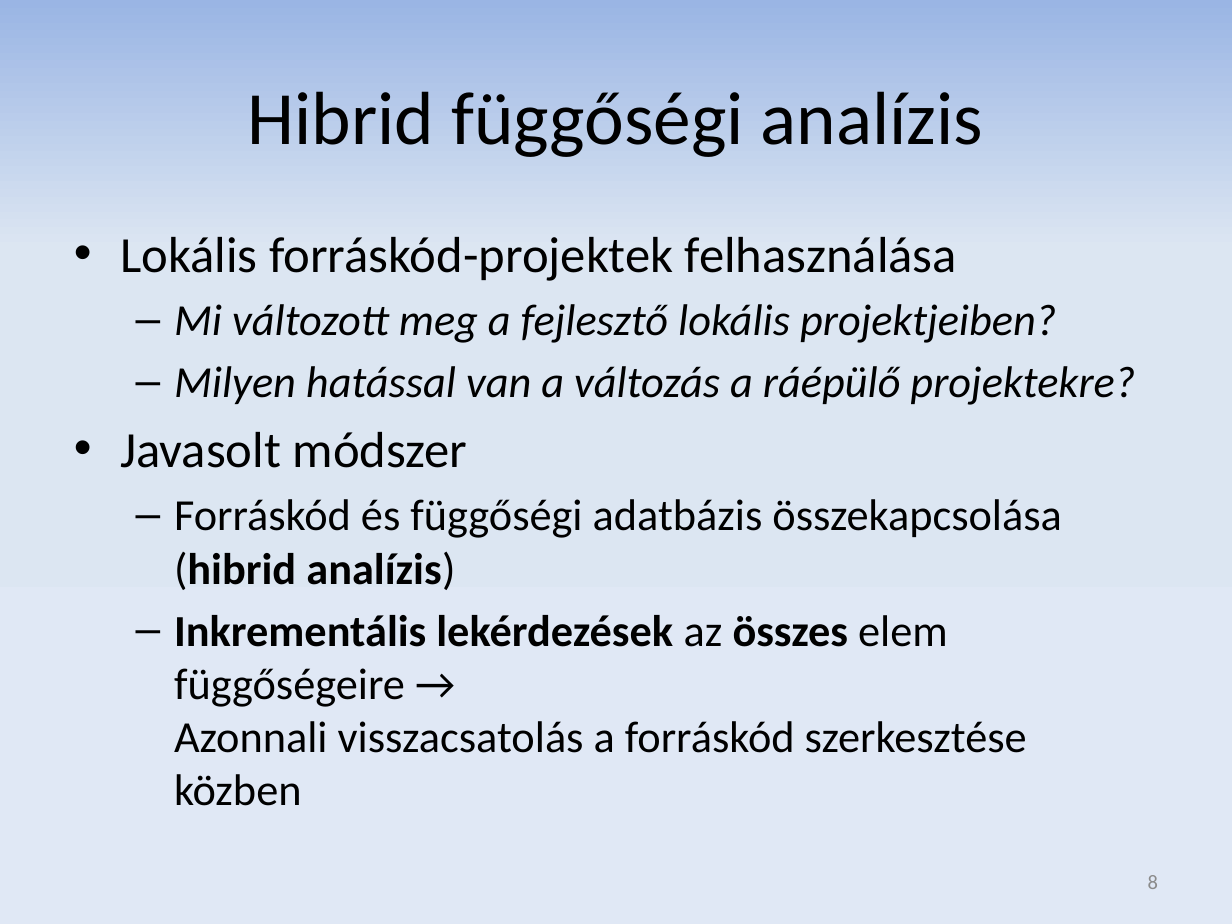
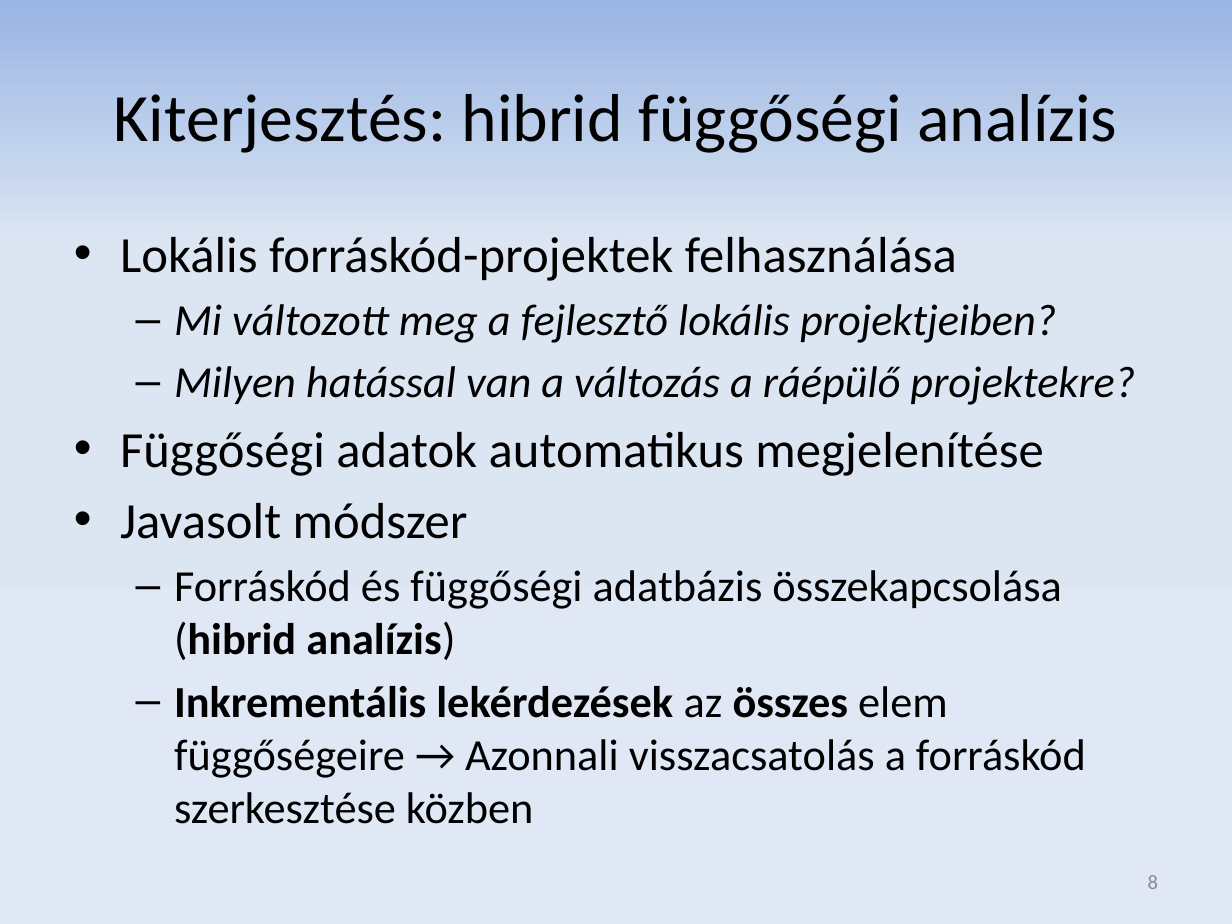
Before and after one commit to donat/incquery-deps, a slide deck: slide 8 of incquery-deps-thesis/presentation/zv_csikos_donat.pptx. Drawn at 1232x924 pixels with LibreOffice and Linux fonts; fonts in the diff are those of the drawing. Boxes give left, top, right and bottom in pixels: in the first picture for what was removed or moved away, otherwise in the second. Text is boxed around its words. In the diff, an @@ line names an element or a change of style, - is before the commit and + after.

```diff
--- a/incquery-deps-thesis/presentation/zv_csikos_donat.pptx
+++ b/incquery-deps-thesis/presentation/zv_csikos_donat.pptx
@@ title at (114,94,1117,153): text changed; size 44 to 39.6 pt @@
-Hibrid függőségi analízis
+Kiterjesztés: hibrid függőségi analízis
@@ text at (120,432,1043,476): paragraph added @@
+• Függőségi adatok automatikus megjelenítése
```
Also in this commit, not shown: 3 other slides changed.
